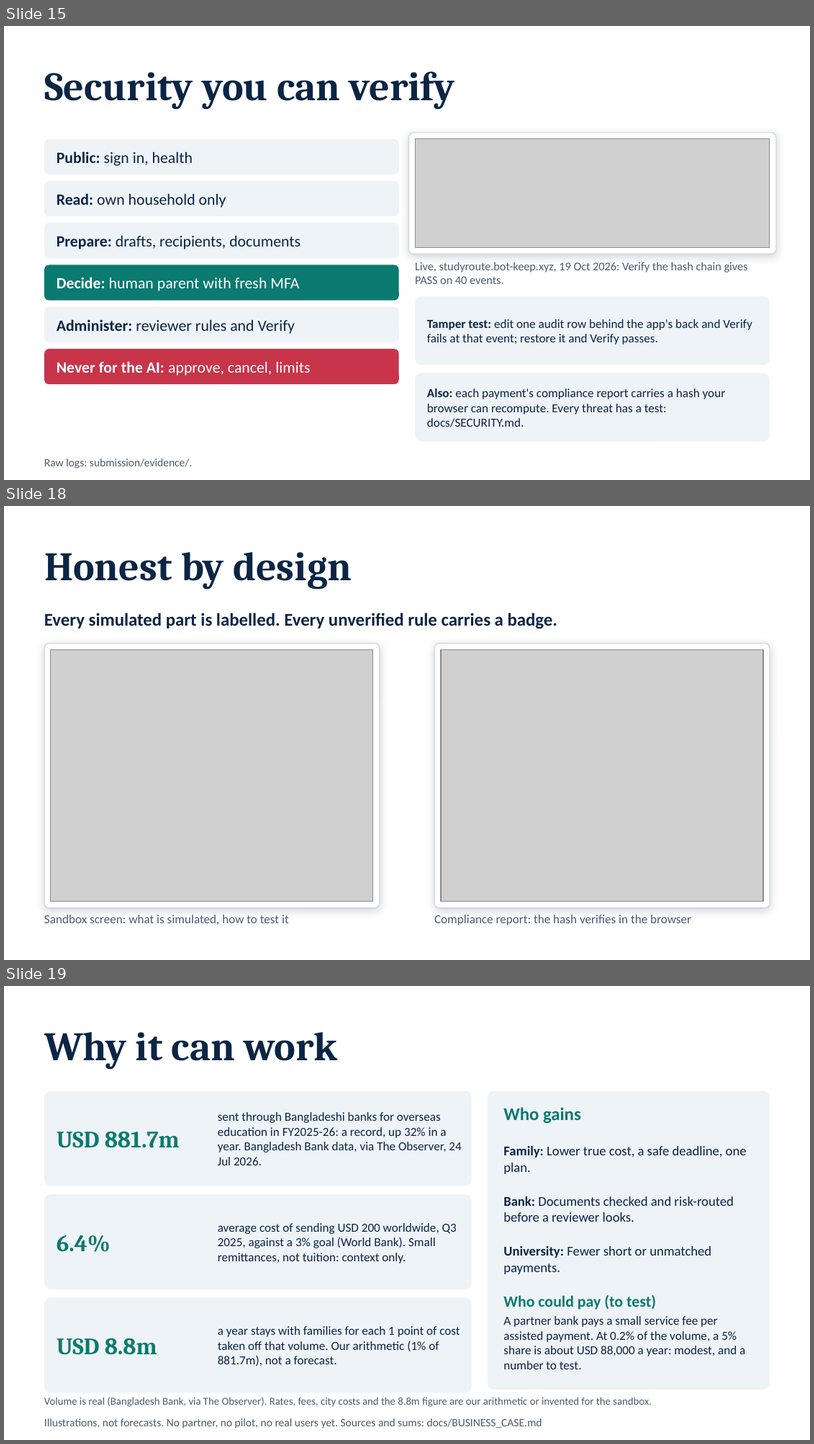
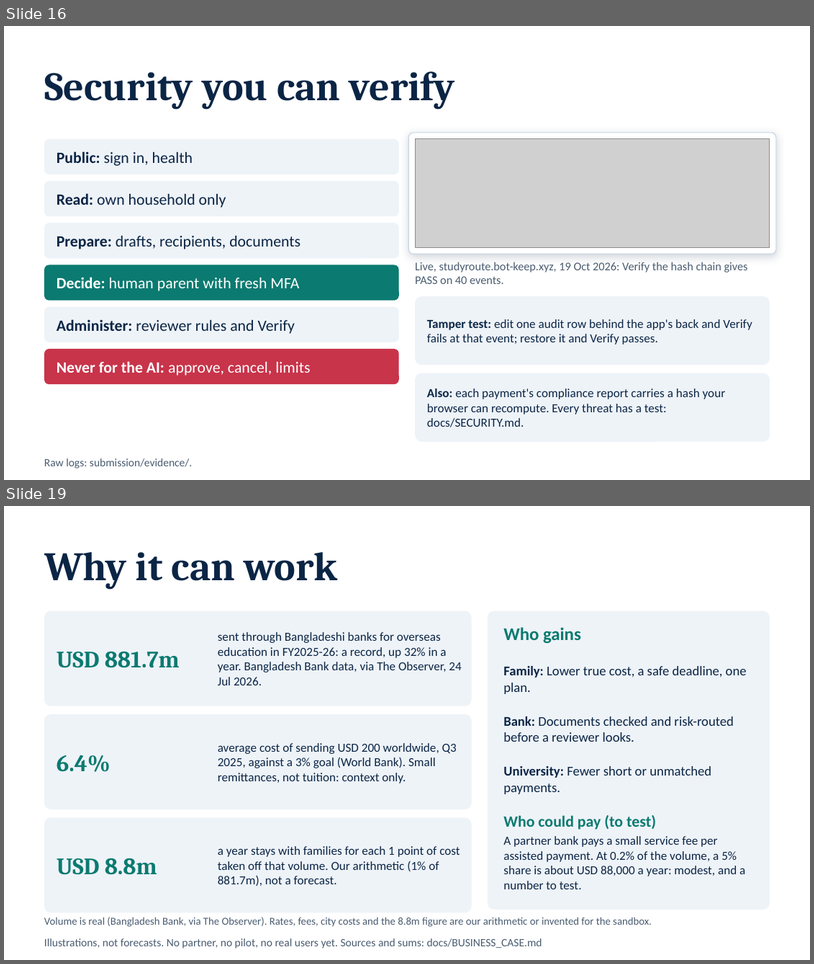
Before and after one commit to NoobCrow/StudyRoute, a slide deck: submission/StudyRoute_Deck.pptx. Shown one above the other, each under a label of ours: slides 15, 18 and 19 before the commit, slides 16 and 19 after it; the slides between them are not shown. The pictures are 814x1444 and 814x964 pixels, drawn with LibreOffice and Linux fonts; fonts in the diff are those of the drawing; grey boxes stand for pictures. Boxes give left, top, right and bottom in pixels: in the first picture for what was removed or moved away, otherwise in the second. Text is boxed around its words. In the diff, an @@ line names an element or a change of style, - is before the commit and + after.

```diff
--- a/submission/StudyRoute_Deck.pptx
+++ b/submission/StudyRoute_Deck.pptx
@@ slide 18 removed at [4,506,810,960], background #FFFFFF @@
@@ title removed at [44,552,352,590] @@
-Honest by design
@@ text removed at [44,613,558,629] @@
-Every simulated part is labelled. Every unverified rule carries a badge.
@@ rounded rectangle removed at [44,643,380,908] @@
@@ picture removed at [51,649,373,901] @@
@@ rounded rectangle removed at [435,643,770,908] @@
@@ picture removed at [441,649,764,901] @@
@@ text removed at [44,914,289,924] @@
-Sandbox screen: what is simulated, how to test it
@@ text removed at [435,914,692,925] @@
-Compliance report: the hash verifies in the browser
@@ what was slide 15 is now slide 16 @@
```
Also in this commit, not shown: 2 slides changed, 2 slides added, 1 other slide removed, 7 other files.
